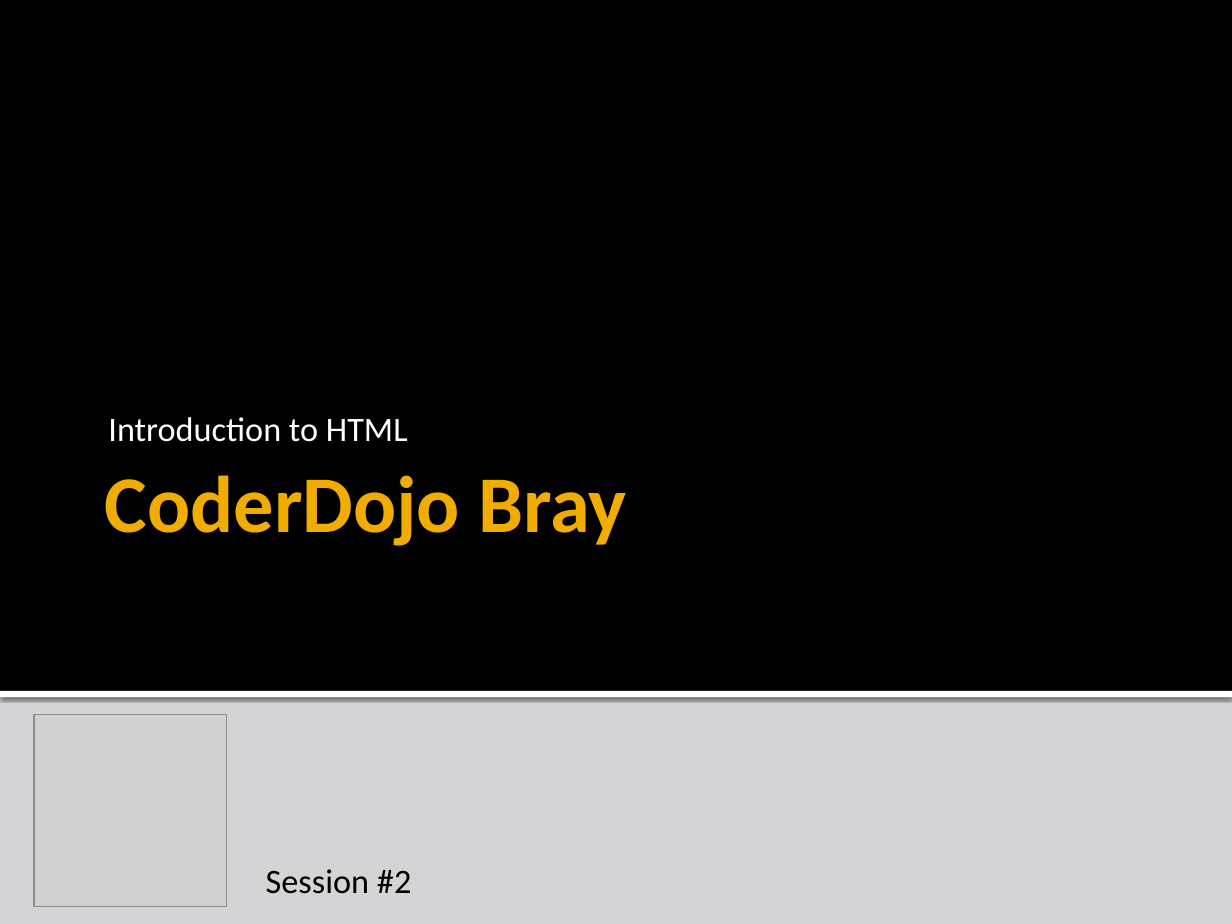
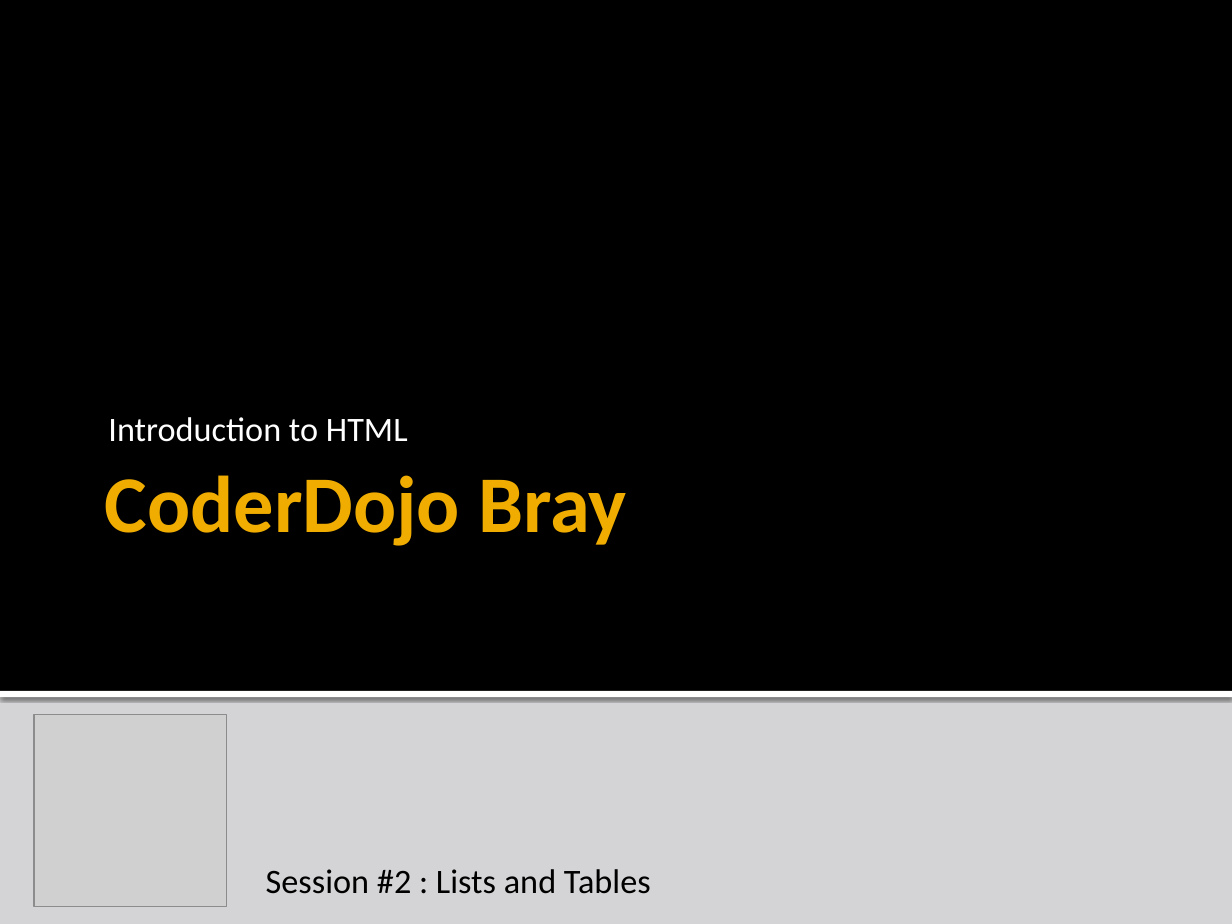
Before and after one commit to liamf/coderdojo-bray, a slide deck: slide 1 of html/presentations/CoderDojoBrayHTML_session2.pptx. Drawn at 1232x924 pixels with LibreOffice and Linux fonts; fonts in the diff are those of the drawing; grey boxes stand for pictures. Boxes give left, top, right and bottom in pixels: in the first picture for what was removed or moved away, otherwise in the second. Text is boxed around its words. In the diff, an @@ line names an element or a change of style, - is before the commit and + after.

Commit message:
Minor updates to slides

```diff
--- a/html/presentations/CoderDojoBrayHTML_session2.pptx
+++ b/html/presentations/CoderDojoBrayHTML_session2.pptx
@@ text at (x1=266, y1=869, x2=651, y2=894): text changed @@
-Session #2
+Session #2 : Lists and Tables
```
Also in this commit, not shown: 1 other file.
